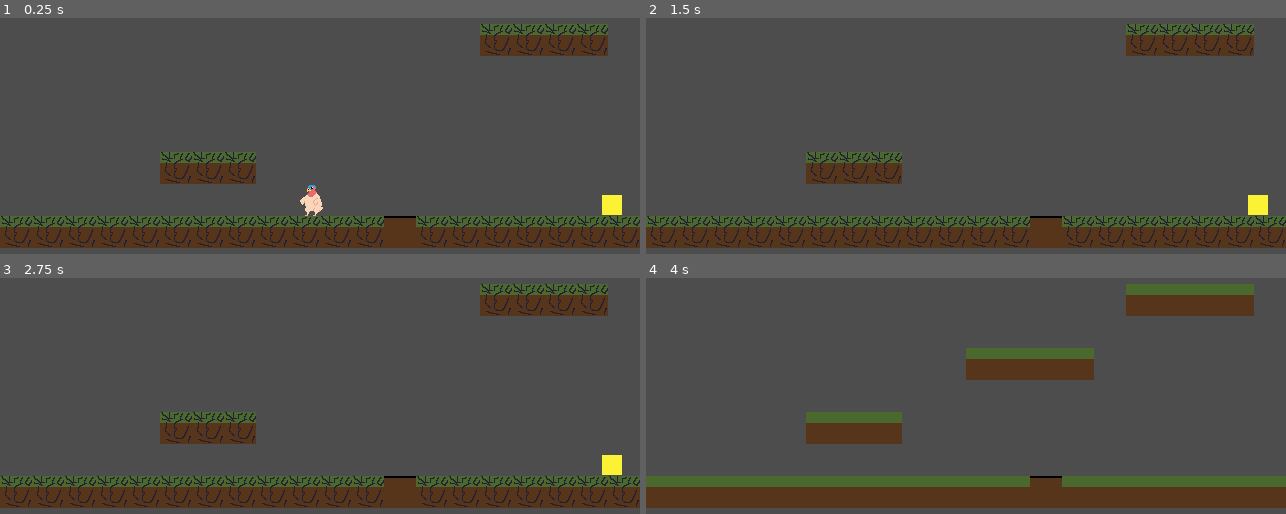
Above: before the commit, frames 1-4 (two rows, left to right).
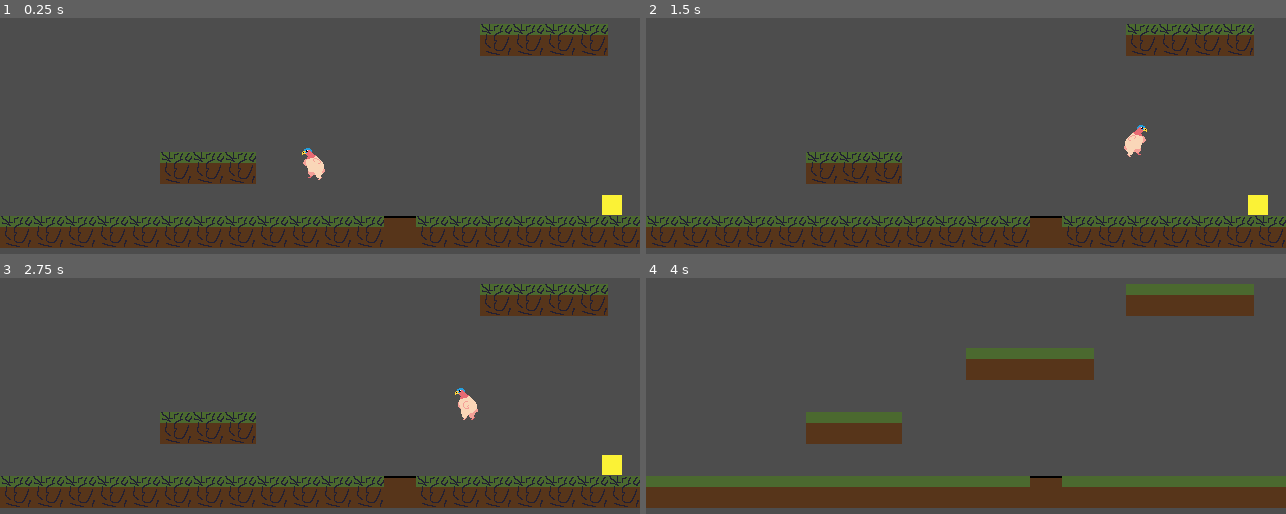
Above: after the commit, the same moments.

Repository: Kingslayer059/devlup-jam-2026
Game: Godot game, scene res://scenes/main/main_scene.tscn
Same seed, same stepped clock (60 frames per second), same inputs: the game is played once before the commit and once after it.
Inputs:
- Up to frame 1 (0.25 s): no input
- Up to frame 2 (1.5 s): hold Space (jump) 0.53-1.28 s; hold Right (move_right) from 0.53 s (still down); tap E (interact) at 1.35 s
- Up to frame 3 (2.75 s): tap Space (jump) at 1.52, 1.55, 1.82, 2.3 s; release Right (move_right) at 2.03 s; hold S (climb_down) from 2.03 s (still down); hold A (move) from 2.03 s (still down)
- Up to frame 4 (4 s): release S (climb_down) at 2.78 s; release A (move) at 2.78 s; hold Right (move_right) from 2.78 s (still down); tap T (time_swap) at 2.85 s; tap Space (jump) at 3.02, 3.05, 3.32 s; hold Space (jump) from 3.53 s (still down)

The runs differ from the first frame. In frame 1, 0.5% of the frame differs, in the area x 46-51%, y 55-84%; in frame 2, 0.3%; in frame 3, 0.3%; in frame 4, nothing differs.

Commit message:
Added Climbing and Falling, Jumping is not really working

Diff:
--- a/scenes/player/player.tscn
+++ b/scenes/player/player.tscn
@@ -9,7 +9,7 @@
 [ext_resource type="Script" uid="uid://dhtoedh53pg4q" path="res://scenes/player/states/player_climb.gd" id="7_0owmy"]
 
 [sub_resource type="RectangleShape2D" id="RectangleShape2D_gmlin"]
-size = Vector2(32, 32)
+size = Vector2(16, 30)
 
 [sub_resource type="CircleShape2D" id="CircleShape2D_q1c3b"]
 radius = 23.021729
@@ -34,7 +34,7 @@
 
 [sub_resource type="Animation" id="Animation_5gtgg"]
 resource_name = "climb"
-length = 0.56666666
+length = 0.26666668
 loop_mode = 1
 tracks/0/type = "value"
 tracks/0/imported = false
@@ -43,7 +43,7 @@
 tracks/0/interp = 1
 tracks/0/loop_wrap = true
 tracks/0/keys = {
-"times": PackedFloat32Array(0, 0.26666668),
+"times": PackedFloat32Array(0, 0.13333334),
 "transitions": PackedFloat32Array(1, 1),
 "update": 1,
 "values": [18, 19]
@@ -131,6 +131,9 @@
 texture_filter = 1
 collision_mask = 6
 script = ExtResource("1_8afob")
+speed = 200
+jump_speed = 200
+gravity = 5
 
 [node name="Sprite2D" type="Sprite2D" parent="." unique_id=203436984]
 unique_name_in_owner = true
--- a/scenes/player/states/player_climb.gd
+++ b/scenes/player/states/player_climb.gd
@@ -8,14 +8,18 @@
 
 	if Input.is_action_pressed("climb_up"):
 		player.direction = Vector2.UP
+		player.animation_player.play("climb")
 	if Input.is_action_pressed("climb_down"):
 		player.direction = Vector2.DOWN
+		player.animation_player.play_backwards("climb")
+
+	if player.direction == Vector2.ZERO:
+		player.animation_player.pause()
 
 	var areas := player.climbing.get_overlapping_areas()
 	if !areas.size():
 		if player.direction == Vector2.UP:
 			player.direction = Vector2.ZERO
-
 
 	player.velocity.y = player.direction.y * player.speed
 
--- a/scenes/player/states/player_jump.gd
+++ b/scenes/player/states/player_jump.gd
@@ -4,3 +4,4 @@
 
 func _physics_process(_delta: float) -> void:
 	player.velocity.y = -player.jump_speed
+	player.animation_player.play("jump")
--- a/scenes/player/states/player_move.gd
+++ b/scenes/player/states/player_move.gd
@@ -14,4 +14,7 @@
 		player.animation_player.play("run")
 		player.sprite.flip_h = true
 
+	if player.velocity.y > 0:
+		player.animation_player.play("fall")
+
 	player.velocity.x = player.direction.x * player.speed
